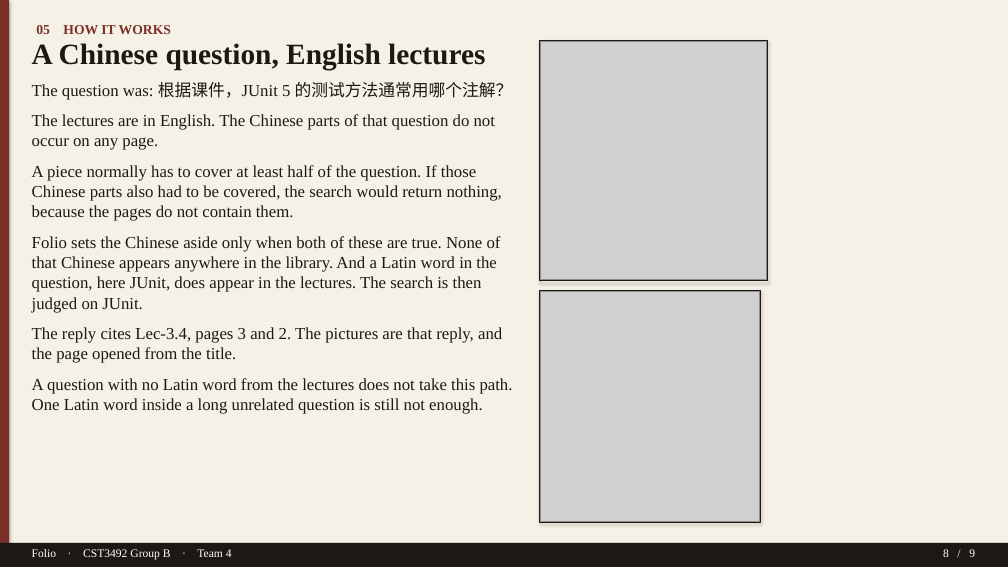
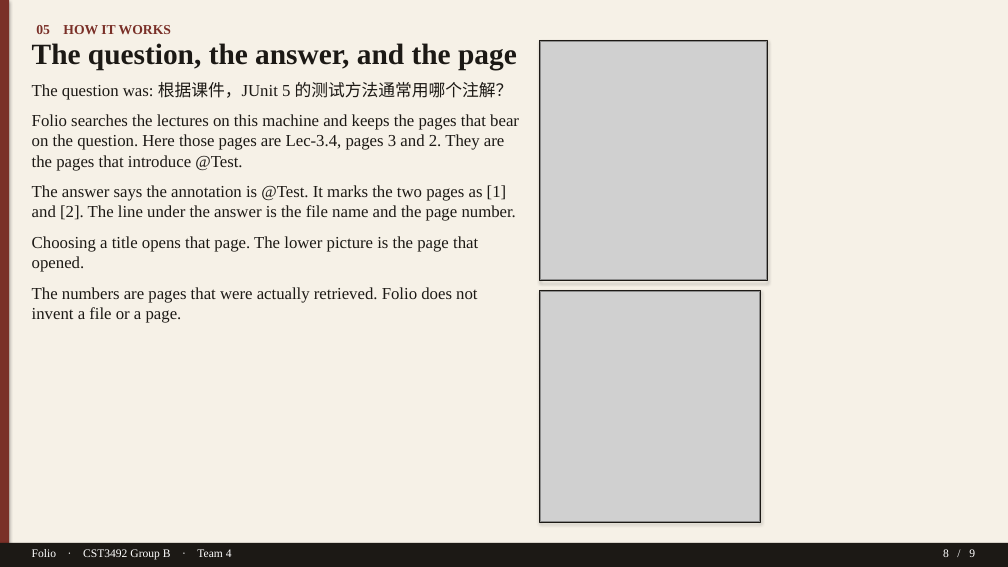
Before and after one commit to TTAWDTT/folio, a slide deck: slide 8 of submission/documents/Folio-GroupB-Team4-Slides.pptx. Drawn at 1008x567 pixels with LibreOffice and Linux fonts; fonts in the diff are those of the drawing; grey boxes stand for pictures. Boxes give left, top, right and bottom in pixels: in the first picture for what was removed or moved away, otherwise in the second. Text is boxed around its words. In the diff, an @@ line names an element or a change of style, - is before the commit and + after.

```diff
--- a/submission/documents/Folio-GroupB-Team4-Slides.pptx
+++ b/submission/documents/Folio-GroupB-Team4-Slides.pptx
@@ text at [32, 43, 517, 70]: text changed @@
-A Chinese question, English lectures
+The question, the answer, and the page
@@ text at [32, 114, 519, 323]: text changed @@
-The lectures are in English. The Chinese parts of that question do not occur on any page.
-A piece normally has to cover at least half of the question. If those Chinese parts also had to be covered, the search would return nothing, because the pages do not contain them.
-Folio sets the Chinese aside only when both of these are true. None of that Chinese appears anywhere in the library. And a Latin word in the question, here JUnit, does appear in the lectures. The search is then judged on JUnit.
-The reply cites Lec-3.4, pages 3 and 2. The pictures are that reply, and the page opened from the title.
-A question with no Latin word from the lectures does not take this path. One Latin word inside a long unrelated question is still not enough.
+Folio searches the lectures on this machine and keeps the pages that bear on the question. Here those pages are Lec-3.4, pages 3 and 2. They are the pages that introduce @Test.
+The answer says the annotation is @Test. It marks the two pages as [1] and [2]. The line under the answer is the file name and the page number.
+Choosing a title opens that page. The lower picture is the page that opened.
+The numbers are pages that were actually retrieved. Folio does not invent a file or a page.
```
Also in this commit, not shown: 3 other slides changed, 2 other files.
